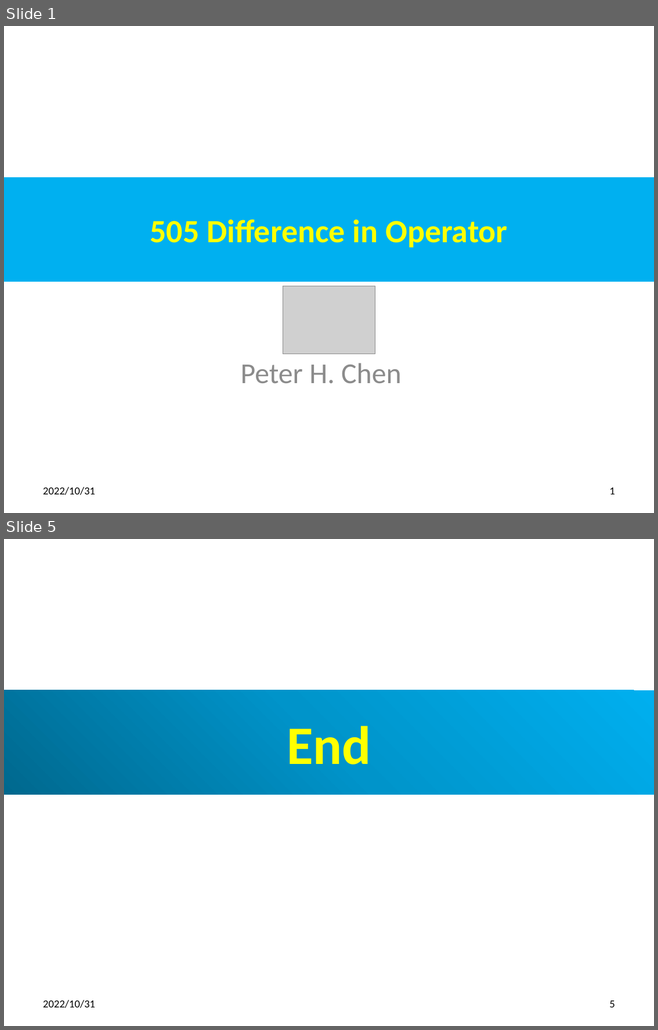
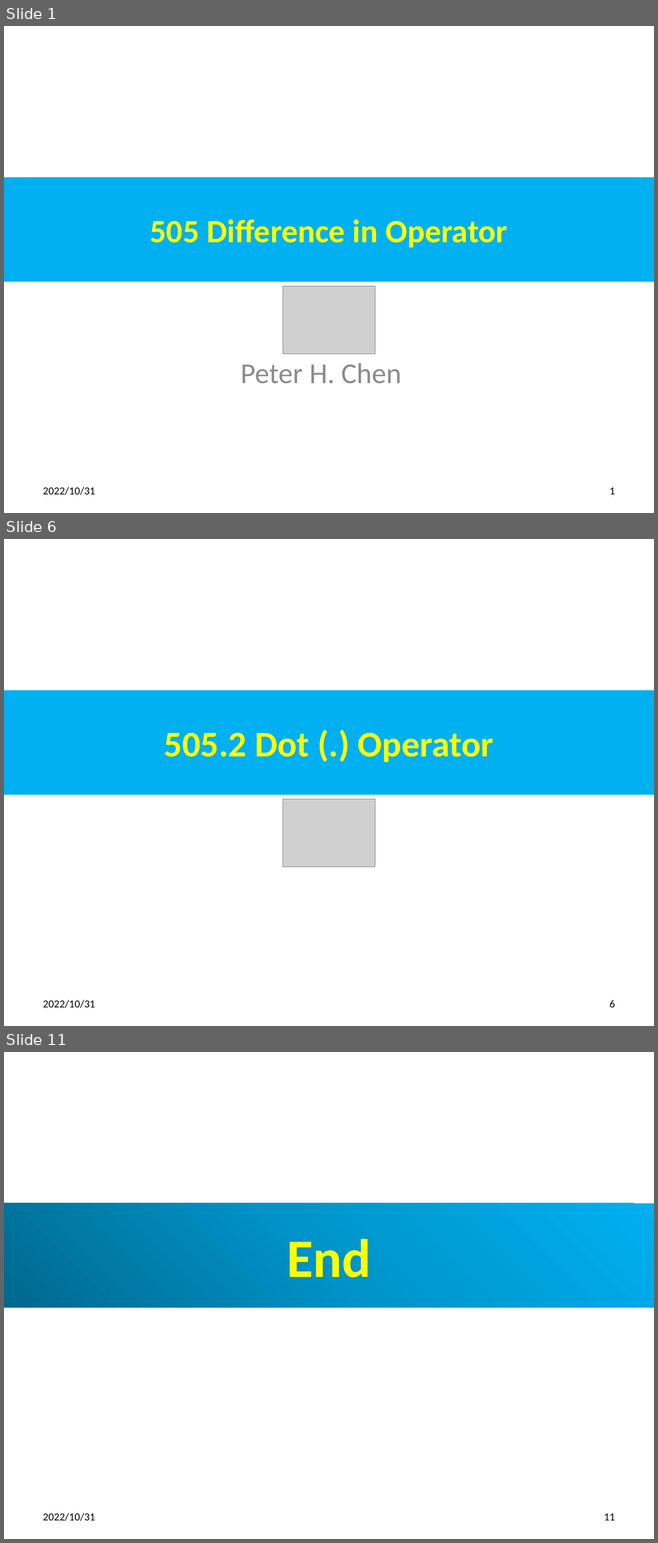
Before and after one commit to peterhchen/012_Qt, a slide deck: 505_Operator_Difference.pptx. Shown one above the other, each under a label of ours: slides 1 and 5 before the commit, slides 1, 6 and 11 after it; the slides between them are not shown. The pictures are 658x1030 and 658x1543 pixels, drawn with LibreOffice and Linux fonts; fonts in the diff are those of the drawing; grey boxes stand for pictures. Boxes give left, top, right and bottom in pixels: in the first picture for what was removed or moved away, otherwise in the second. Text is boxed around its words. In the diff, an @@ line names an element or a change of style, - is before the commit and + after.

```diff
--- a/505_Operator_Difference.pptx
+++ b/505_Operator_Difference.pptx
@@ slide 6 added at bbox=[4, 539, 654, 1026], background #FFFFFF @@
@@ title added at bbox=[4, 690, 654, 795], fill #00B0F0, 40 pt, text #FFFF00, bold @@
+505.2 Dot (.) Operator
@@ picture added at bbox=[282, 799, 375, 867] @@
@@ text added at bbox=[43, 1000, 95, 1008], 12 pt, text #000000 @@
+2022/10/31
@@ page number added at bbox=[609, 1000, 614, 1008], 12 pt, text #000000 @@
+6
@@ what was slide 5 is now slide 11 @@
@@ page number at bbox=[604, 1514, 615, 1521]: text changed @@
-5
+11
```
Also in this commit, not shown: 3 slides changed, 5 other slides added, 1 other file.
